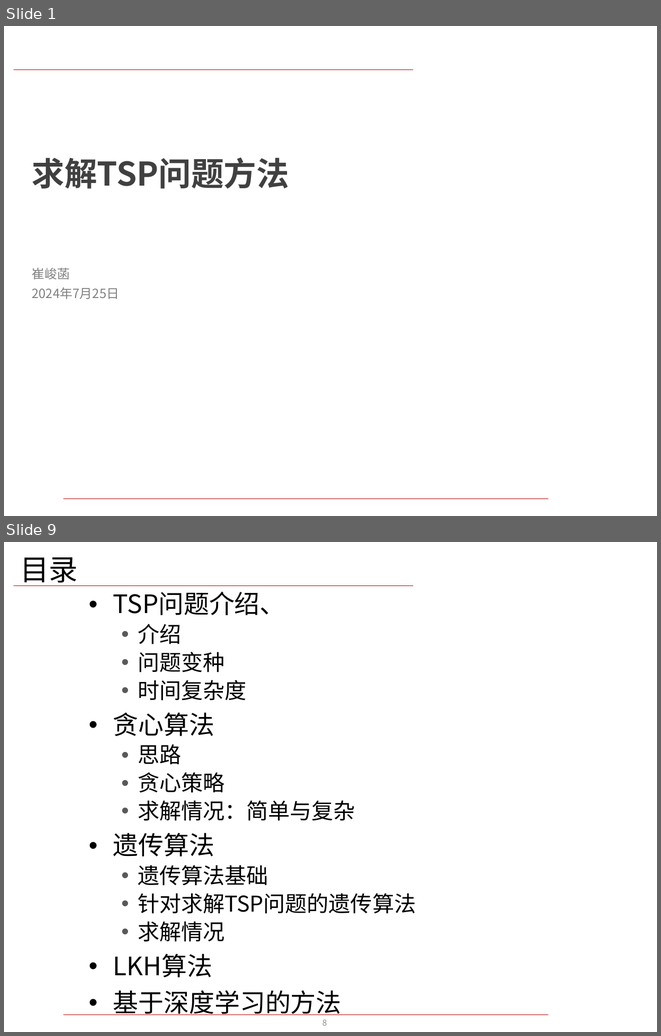
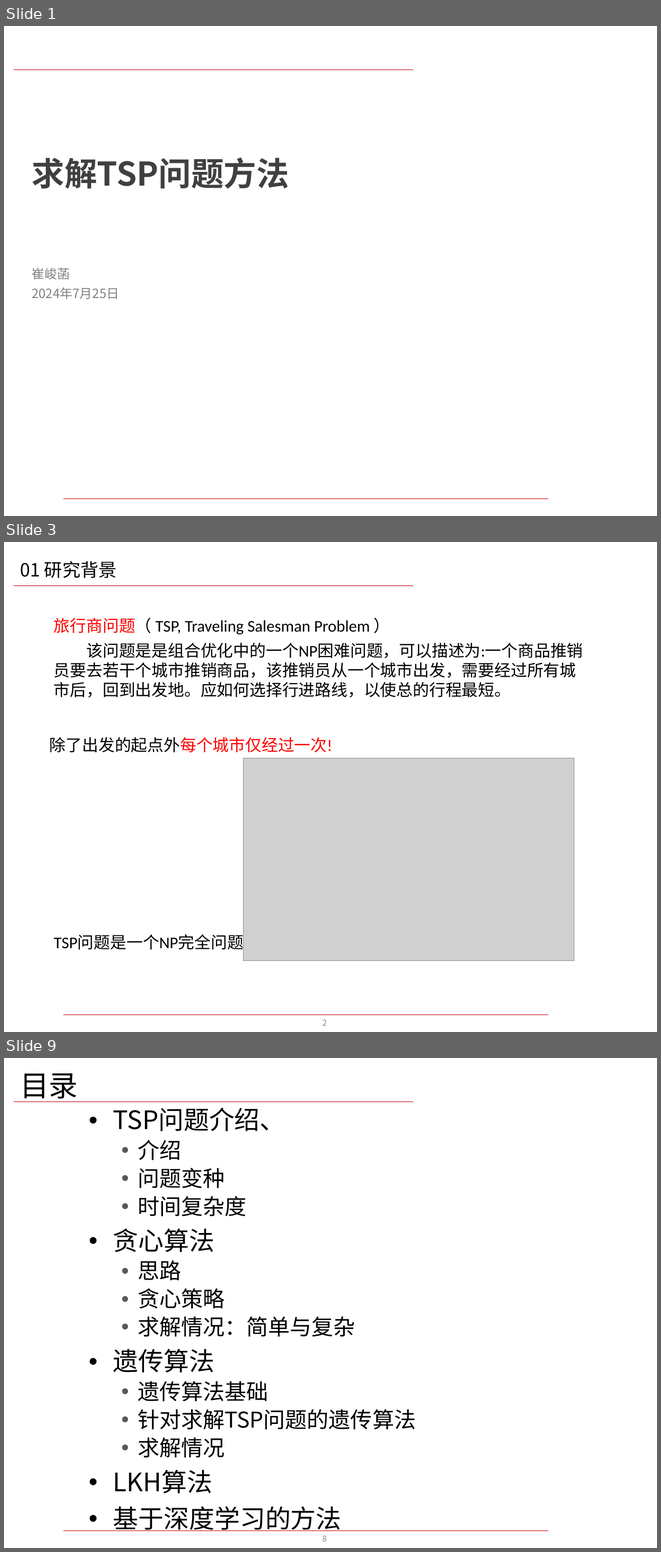
Before and after one commit to Cuijunhan/TSP, a slide deck: 转正报告 新模板 [自动保存的].pptx. Shown one above the other, each under a label of ours: slides 1 and 9 before the commit, slides 1, 3 and 9 after it; the slides between them are not shown. The pictures are 661x1036 and 661x1552 pixels, drawn with LibreOffice and Linux fonts; fonts in the diff are those of the drawing; grey boxes stand for pictures; background and template pictures are left out. Boxes give left, top, right and bottom in pixels: in the first picture for what was removed or moved away, otherwise in the second. Text is boxed around its words. In the diff, an @@ line names an element or a change of style, - is before the commit and + after.

```diff
--- a/转正报告 新模板 [自动保存的].pptx
+++ b/转正报告 新模板 [自动保存的].pptx
@@ slide 3 added at <box>4,542,657,1032</box>, background #FFFFFF; not listed: 2 template elements that a slide beside it also shows @@
@@ title added at <box>20,561,117,578</box>, 20 pt, text #000000 @@
+01 研究背景
@@ text added at <box>54,617,583,697</box>, 18 pt, text #000000 @@
+旅行商问题（ TSP, Traveling Salesman Problem ）
+该问题是是组合优化中的一个NP困难问题，可以描述为:一个商品推销员要去若干个城市推销商品，该推销员从一个城市出发，需要经过所有城市后，回到出发地。应如何选择行进路线，以使总的行程最短。
@@ text added at <box>50,737,333,752</box>, 18 pt, text #FF0000 @@
+除了出发的起点外每个城市仅经过一次!
@@ picture added at <box>243,758,574,961</box> @@
@@ text added at <box>54,934,244,952</box>, 18 pt, text #000000 @@
+TSP问题是一个NP完全问题
@@ page number added at <box>323,1019,327,1025</box>, 9 pt, text #8C8C8C @@
+2
```
Also in this commit, not shown: 5 slides changed, 1 other slide added, 2 slides removed.
